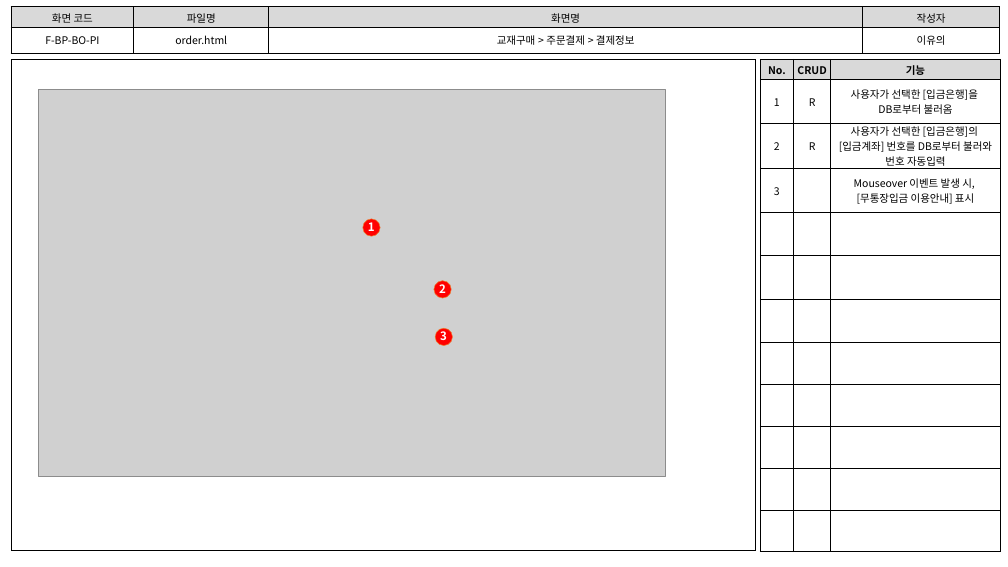
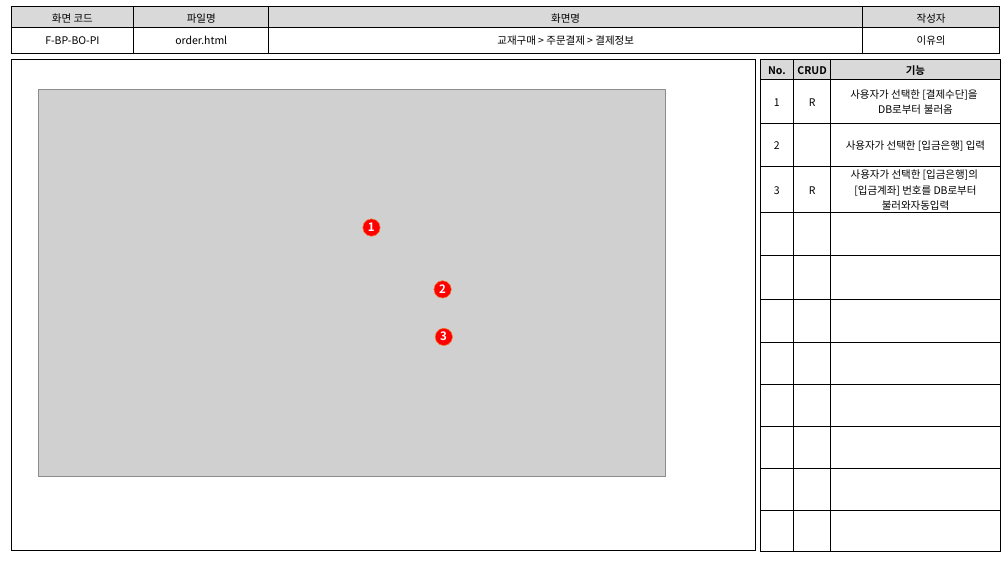
Before and after one commit to index506/cosmo6th_3thGroup, a slide deck: slide 4 of Text/02.화면설계도/3th_Project_화면 설계도(이유의).pptx. Drawn at 1008x567 pixels with LibreOffice and Linux fonts; fonts in the diff are those of the drawing; grey boxes stand for pictures. Boxes give left, top, right and bottom in pixels: in the first picture for what was removed or moved away, otherwise in the second. Text is boxed around its words. In the diff, an @@ line names an element or a change of style, - is before the commit and + after.

```diff
--- a/Text/02.화면설계도/3th_Project_화면 설계도(이유의).pptx
+++ b/Text/02.화면설계도/3th_Project_화면 설계도(이유의).pptx
@@ table at [761,60,1001,550] @@
-row 2, column 3: 사용자가 선택한 [입금은행]을 / DB로부터 불러옴
+row 2, column 3: 사용자가 선택한 [결제수단]을 / DB로부터 불러옴
-row 3, column 2: R
+row 3, column 2: 
-row 3, column 3: 사용자가 선택한 [입금은행]의 / [입금계좌] 번호를 DB로부터 불러와 번호 자동입력
+row 3, column 3: 사용자가 선택한 [입금은행] 입력
-row 4, column 2: 
+row 4, column 2: R
-row 4, column 3: Mouseover 이벤트 발생 시, / [무통장입금 이용안내] 표시
+row 4, column 3: 사용자가 선택한 [입금은행]의 / [입금계좌] 번호를 DB로부터 불러와자동입력
```
Also in this commit, not shown: 2 other slides changed, 14 other files.
